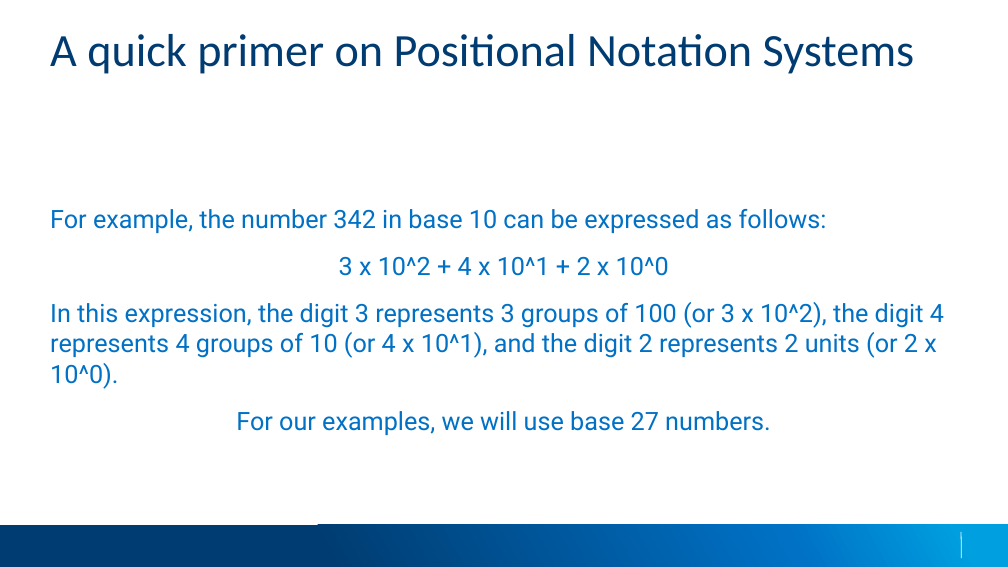
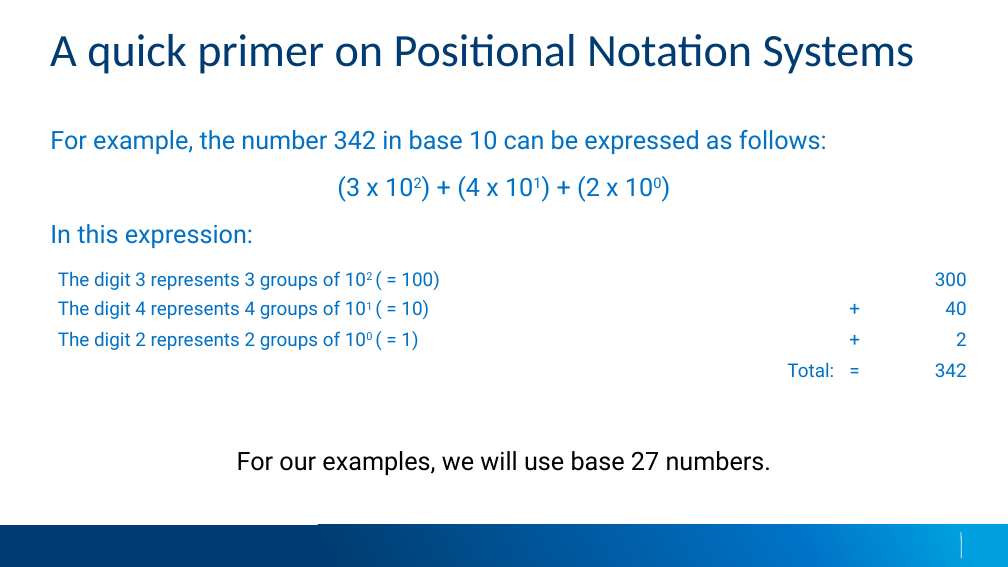
Before and after one commit to applesauce49/lincoln_high, a slide deck: slide 21 of presos/LincolnHighVisit-2023.pptx. Drawn at 1008x567 pixels with LibreOffice and Linux fonts; fonts in the diff are those of the drawing; background and template pictures are left out. Boxes give left, top, right and bottom in pixels: in the first picture for what was removed or moved away, otherwise in the second. Text is boxed around its words. In the diff, an @@ line names an element or a change of style, - is before the commit and + after.

```diff
--- a/presos/LincolnHighVisit-2023.pptx
+++ b/presos/LincolnHighVisit-2023.pptx
@@ text "For example, the number 342 ...": place and size @@
-text "For example, the number 342 ..." at [50,209,944,435]
+text "For example, the number 342 ..." at [50,130,827,248]
@@ text at [50,176,619,248]: text changed @@
-3 x 10^2 + 4 x 10^1 + 2 x 10^0
-In this expression, the digit 3 represents 3 groups of 100 (or 3 x 10^2), the digit 4 represents 4 groups of 10 (or 4 x 10^1), and the digit 2 represents 2 units (or 2 x 10^0).
-For our examples, we will use base 27 numbers.
+(3 x 102) + (4 x 101) + (2 x 100)
+In this expression:
@@ table added at [50,265,975,416], 4 rows, 3 columns @@
+The digit 3 represents 3 groups of 102 ( = 100) |  | 300
+The digit 4 represents 4 groups of 101 ( = 10) | + | 40
+The digit 2 represents 2 groups of 100 ( = 1) | + | 2
+Total: | = | 342
@@ text added at [237,451,772,475], 24 pt, text #000000 @@
+For our examples, we will use base 27 numbers.
```
Also in this commit, not shown: 10 other slides changed.
